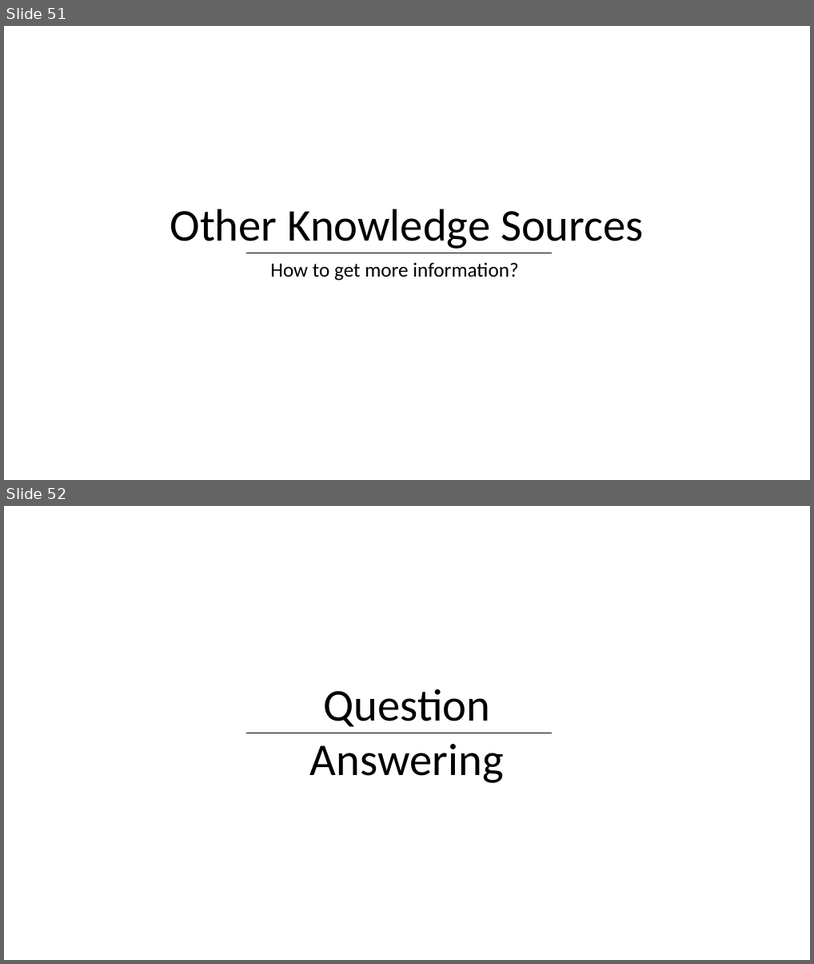
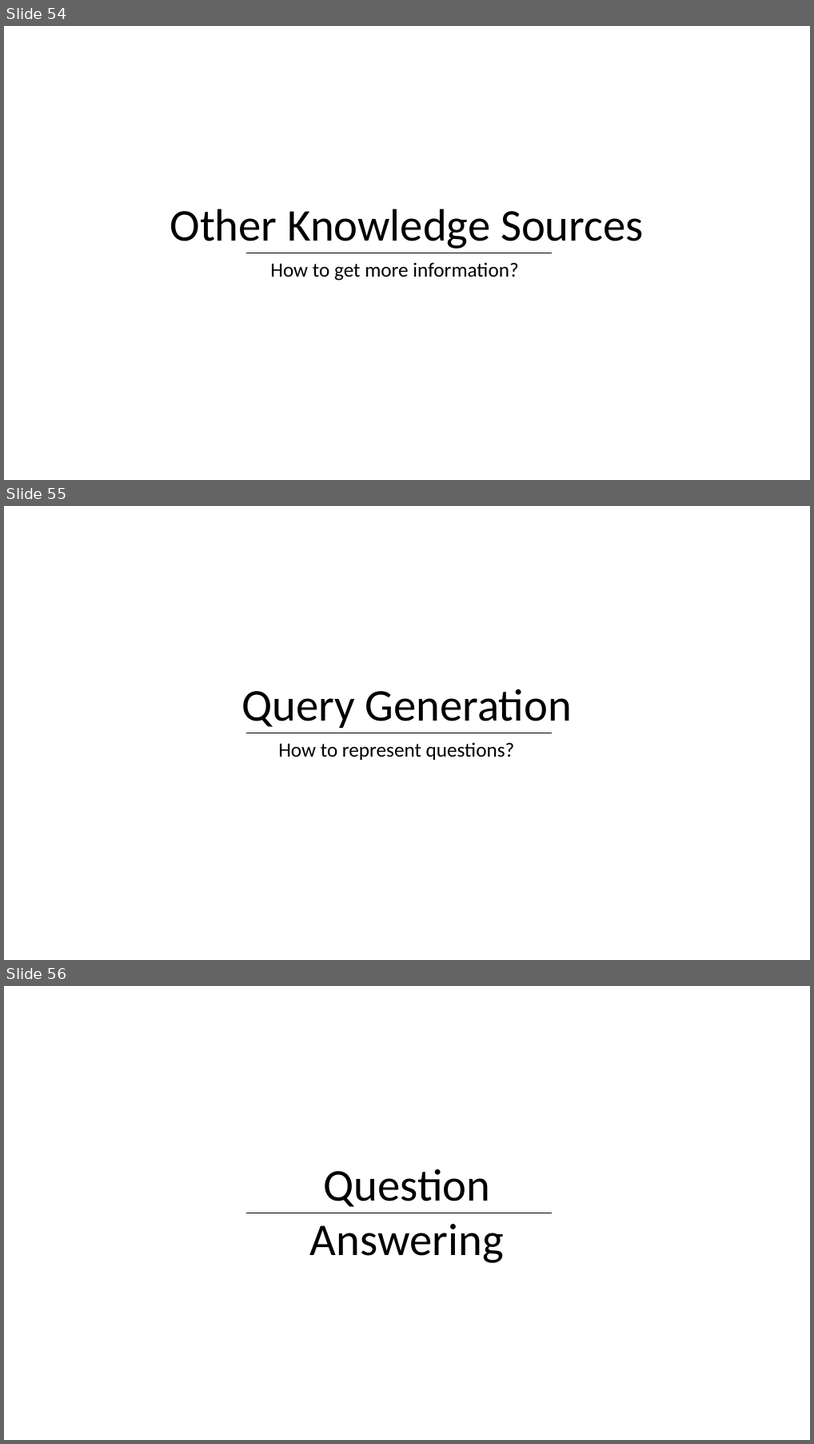
Before and after one commit to DhruvaPendharkar/thesis-project, a slide deck: Notes/ThesisPresentation.pptx. Shown one above the other, each under a label of ours: slides 51 and 52 before the commit, slides 54, 55 and 56 after it. The pictures are 814x964 and 814x1444 pixels, drawn with LibreOffice and Linux fonts; fonts in the diff are those of the drawing. Boxes give left, top, right and bottom in pixels: in the first picture for what was removed or moved away, otherwise in the second. Text is boxed around its words. In the diff, an @@ line names an element or a change of style, - is before the commit and + after.

Commit message:
Knowledge Generation Predicates

```diff
--- a/Notes/ThesisPresentation.pptx
+++ b/Notes/ThesisPresentation.pptx
@@ slide 55 added at (x1=4, y1=506, x2=810, y2=960), background #FFFFFF @@
@@ text added at (x1=242, y1=689, x2=572, y2=728), 54 pt, text #000000 @@
+Query Generation
@@ line added from (246, 733) to (552, 733), #000000 0.5 pt @@
@@ text added at (x1=278, y1=742, x2=515, y2=760), 24 pt, text #000000 @@
+How to represent questions?
@@ what was slide 51 is now slide 54 @@
@@ what was slide 52 is now slide 56 @@
```
Also in this commit, not shown: 6 other slides added, 3 slides removed.
